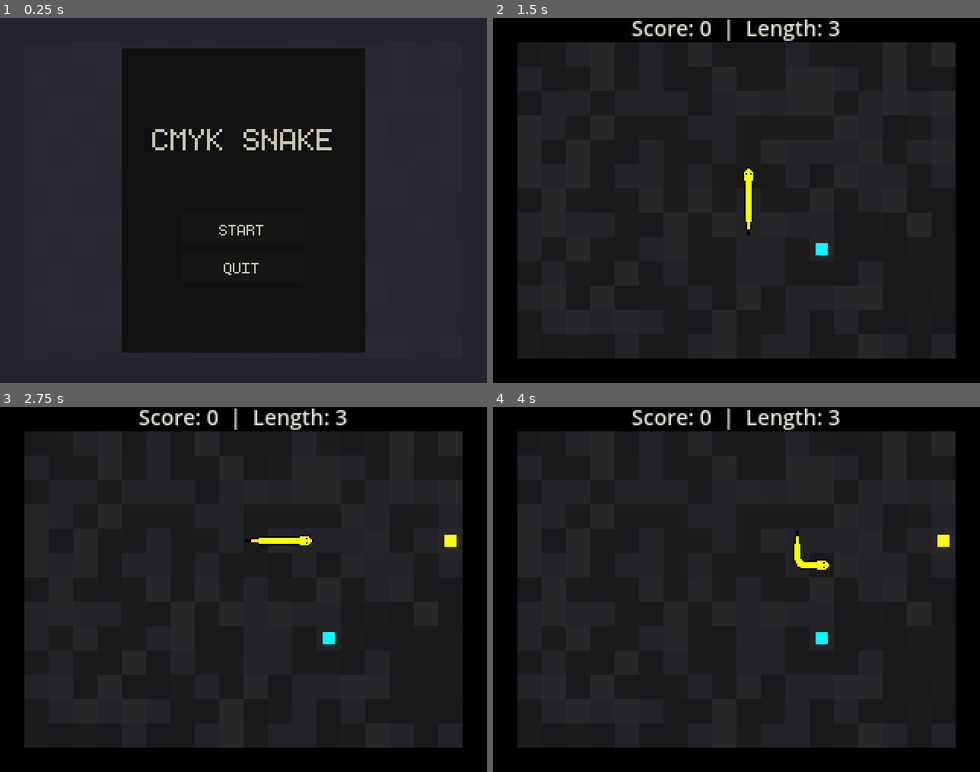
Above: before the commit, frames 1-4 (two rows, left to right).
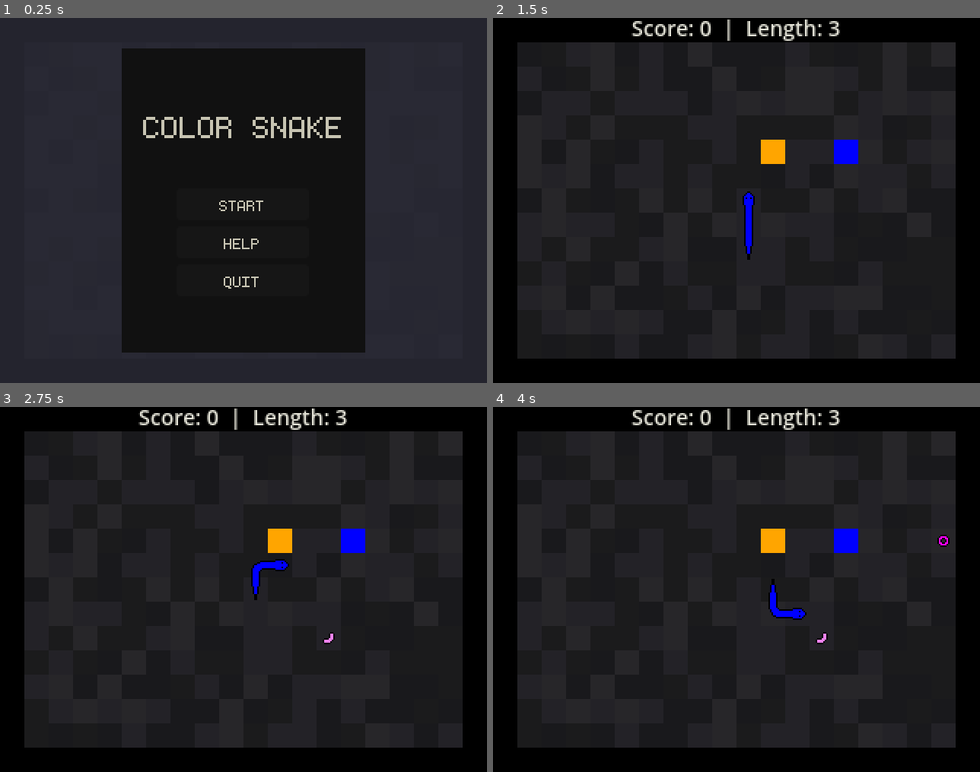
Above: after the commit, the same moments.

Repository: GildedBirch/color-snake
Game: Godot game, scene res://scenes/management/main.tscn
Same seed, same stepped clock (60 frames per second), same inputs: the game is played once before the commit and once after it.
Inputs (mouse positions are in pixels of both pictures, inside the frame that each line leads up to):
- Up to frame 1 (0.25 s): no input
- Up to frame 2 (1.5 s): click (736, 240) at 0.5 s, where only the run after the commit has a clickable "HELP"; click (736, 204) at 1.25 s, where only the run after the commit has a clickable "START"
- Up to frame 3 (2.75 s): hold Right (ui_right) from 2.03 s (still down)
- Up to frame 4 (4 s): release Right (ui_right) at 2.78 s; hold Down (ui_down) 2.78-3.53 s; hold Right (ui_right) from 3.53 s (still down)

The runs differ from the first frame. In frame 1, 1.8% of the frame differs, in the area x 29-70%, y 27-75%; in frame 2, 1.2%; in frame 3, 1.3%; in frame 4, 1.5%.

Commit message:
Working on colors and difficulty

Diff:
--- a/project.godot
+++ b/project.godot
@@ -15,6 +15,10 @@
 config/features=PackedStringArray("4.3", "Forward Plus")
 config/icon="res://textures/icon.svg"
 
+[autoload]
+
+Refs="*res://scenes/management/refs.tscn"
+
 [debug]
 
 gdscript/warnings/integer_division=0
@@ -27,6 +31,41 @@
 window/size/window_height_override=1080
 window/stretch/mode="viewport"
 
+[input]
+
+up={
+"deadzone": 0.5,
+"events": [Object(InputEventKey,"resource_local_to_scene":false,"resource_name":"","device":-1,"window_id":0,"alt_pressed":false,"shift_pressed":false,"ctrl_pressed":false,"meta_pressed":false,"pressed":false,"keycode":0,"physical_keycode":87,"key_label":0,"unicode":119,"location":0,"echo":false,"script":null)
+, Object(InputEventKey,"resource_local_to_scene":false,"resource_name":"","device":-1,"window_id":0,"alt_pressed":false,"shift_pressed":false,"ctrl_pressed":false,"meta_pressed":false,"pressed":false,"keycode":0,"physical_keycode":4194320,"key_label":0,"unicode":0,"location":0,"echo":false,"script":null)
+, Object(InputEventJoypadButton,"resource_local_to_scene":false,"resource_name":"","device":-1,"button_index":11,"pressure":0.0,"pressed":false,"script":null)
+, Object(InputEventJoypadButton,"resource_local_to_scene":false,"resource_name":"","device":-1,"button_index":3,"pressure":0.0,"pressed":false,"script":null)
+]
+}
+down={
+"deadzone": 0.5,
+"events": [Object(InputEventKey,"resource_local_to_scene":false,"resource_name":"","device":-1,"window_id":0,"alt_pressed":false,"shift_pressed":false,"ctrl_pressed":false,"meta_pressed":false,"pressed":false,"keycode":0,"physical_keycode":83,"key_label":0,"unicode":115,"location":0,"echo":false,"script":null)
+, Object(InputEventKey,"resource_local_to_scene":false,"resource_name":"","device":-1,"window_id":0,"alt_pressed":false,"shift_pressed":false,"ctrl_pressed":false,"meta_pressed":false,"pressed":false,"keycode":0,"physical_keycode":4194322,"key_label":0,"unicode":0,"location":0,"echo":false,"script":null)
+, Object(InputEventJoypadButton,"resource_local_to_scene":false,"resource_name":"","device":-1,"button_index":12,"pressure":0.0,"pressed":false,"script":null)
+, Object(InputEventJoypadButton,"resource_local_to_scene":false,"resource_name":"","device":-1,"button_index":0,"pressure":0.0,"pressed":false,"script":null)
+]
+}
+left={
+"deadzone": 0.5,
+"events": [Object(InputEventKey,"resource_local_to_scene":false,"resource_name":"","device":-1,"window_id":0,"alt_pressed":false,"shift_pressed":false,"ctrl_pressed":false,"meta_pressed":false,"pressed":false,"keycode":0,"physical_keycode":65,"key_label":0,"unicode":97,"location":0,"echo":false,"script":null)
+, Object(InputEventKey,"resource_local_to_scene":false,"resource_name":"","device":-1,"window_id":0,"alt_pressed":false,"shift_pressed":false,"ctrl_pressed":false,"meta_pressed":false,"pressed":false,"keycode":0,"physical_keycode":4194319,"key_label":0,"unicode":0,"location":0,"echo":false,"script":null)
+, Object(InputEventJoypadButton,"resource_local_to_scene":false,"resource_name":"","device":-1,"button_index":13,"pressure":0.0,"pressed":false,"script":null)
+, Object(InputEventJoypadButton,"resource_local_to_scene":false,"resource_name":"","device":-1,"button_index":2,"pressure":0.0,"pressed":false,"script":null)
+]
+}
+right={
+"deadzone": 0.5,
+"events": [Object(InputEventKey,"resource_local_to_scene":false,"resource_name":"","device":-1,"window_id":0,"alt_pressed":false,"shift_pressed":false,"ctrl_pressed":false,"meta_pressed":false,"pressed":false,"keycode":0,"physical_keycode":68,"key_label":0,"unicode":100,"location":0,"echo":false,"script":null)
+, Object(InputEventKey,"resource_local_to_scene":false,"resource_name":"","device":-1,"window_id":0,"alt_pressed":false,"shift_pressed":false,"ctrl_pressed":false,"meta_pressed":false,"pressed":false,"keycode":0,"physical_keycode":4194321,"key_label":0,"unicode":0,"location":0,"echo":false,"script":null)
+, Object(InputEventJoypadButton,"resource_local_to_scene":false,"resource_name":"","device":-1,"button_index":14,"pressure":0.0,"pressed":false,"script":null)
+, Object(InputEventJoypadButton,"resource_local_to_scene":false,"resource_name":"","device":-1,"button_index":1,"pressure":0.0,"pressed":false,"script":null)
+]
+}
+
 [rendering]
 
 textures/canvas_textures/default_texture_filter=0
--- a/scenes/UI/main_menu.tscn
+++ b/scenes/UI/main_menu.tscn
@@ -22,7 +22,7 @@
 theme_override_colors/font_color = Color(0.78021, 0.77024, 0.700131, 1)
 theme_override_fonts/font = ExtResource("1_3etyq")
 theme_override_font_sizes/font_size = 32
-text = "CMYK SNAKE"
+text = "COLOR SNAKE"
 horizontal_alignment = 1
 vertical_alignment = 1
 
@@ -32,6 +32,7 @@
 
 [node name="HBoxContainer" type="HBoxContainer" parent="."]
 layout_mode = 2
+theme_override_constants/separation = 0
 alignment = 1
 
 [node name="Spacer5" type="Control" parent="HBoxContainer"]
@@ -52,6 +53,13 @@
 theme_override_fonts/font = ExtResource("1_3etyq")
 text = "START"
 
+[node name="HelpButton" type="Button" parent="HBoxContainer/VBoxContainer"]
+unique_name_in_owner = true
+layout_mode = 2
+theme_override_colors/font_color = Color(0.78021, 0.77024, 0.700131, 1)
+theme_override_fonts/font = ExtResource("1_3etyq")
+text = "HELP"
+
 [node name="QuitButton" type="Button" parent="HBoxContainer/VBoxContainer"]
 unique_name_in_owner = true
 layout_mode = 2
--- a/scenes/food/food.gd
+++ b/scenes/food/food.gd
@@ -1,9 +1,19 @@
 extends Node2D
 class_name Food
+
+var foods: Array[Rect2i] = [
+	Rect2i(0, 0, 8, 8),
+	Rect2i(8, 0, 8, 8),
+	Rect2i(0, 8, 8, 8),
+	Rect2i(8, 8, 8, 8),
+]
 
 var color: Color:
 	set(color_in):
 		color = color_in
-		%ColorRect.color = color
+		%FoodSprite.self_modulate = color
+		%FoodSprite.texture.region = foods.pick_random()
+		%FoodSprite.rotation = deg_to_rad([0, 90, 180, -90].pick_random())
+
 
 var tile_position: Vector2i = Vector2i(0,0)
--- a/scenes/food/food.tscn
+++ b/scenes/food/food.tscn
@@ -1,14 +1,26 @@
-[gd_scene load_steps=2 format=3 uid="uid://brd5hxm4fv86c"]
+[gd_scene load_steps=4 format=3 uid="uid://brd5hxm4fv86c"]
 
 [ext_resource type="Script" path="res://scenes/food/food.gd" id="1_goh40"]
+[ext_resource type="Texture2D" uid="uid://ck2sikp34ogl4" path="res://textures/food_atlas.png" id="2_dfo82"]
+
+[sub_resource type="AtlasTexture" id="AtlasTexture_ixp4u"]
+resource_local_to_scene = true
+atlas = ExtResource("2_dfo82")
+region = Rect2(0, 0, 8, 8)
 
 [node name="Food" type="Node2D"]
 script = ExtResource("1_goh40")
 
 [node name="ColorRect" type="ColorRect" parent="."]
 unique_name_in_owner = true
+visible = false
 custom_minimum_size = Vector2(8, 8)
 offset_left = 4.0
 offset_top = 4.0
 offset_right = 12.0
 offset_bottom = 12.0
+
+[node name="FoodSprite" type="Sprite2D" parent="."]
+unique_name_in_owner = true
+position = Vector2(8, 8)
+texture = SubResource("AtlasTexture_ixp4u")
--- a/scenes/management/game.gd
+++ b/scenes/management/game.gd
@@ -4,12 +4,6 @@
 
 const SNAKE_PART: PackedScene = preload("res://scenes/snake/snake_part.tscn")
 const FOOD: PackedScene = preload("res://scenes/food/food.tscn")
-
-const colors: Array[Color] = [
-	Color.CYAN,
-	Color.YELLOW,
-	Color.MAGENTA,
-]
 
 #Directions
 enum {UP=1, DOWN=-1, LEFT=2, RIGHT=-2}
@@ -21,13 +15,15 @@
 }
 var input_direction: int = LEFT
 var prev_dir: int = LEFT
-
 #Scoring
+enum {EASY, MEDIUM, HARD}
+var difficulty: int = HARD
 var score: int = 0
 var snake_length: int:
 	get():
 		return %Snake.get_children().size()
-
+var wall_tile_positions: Dictionary
+var crossed_color: bool = false
 
 @export var default_game_speed: float = 0.5
 @onready var game_speed: float = default_game_speed
@@ -36,15 +32,16 @@
 
 func _ready() -> void:
 	died.connect(game_over)
+	wall_tile_positions = get_walls()
 
 func _input(_event: InputEvent) -> void:
-	if Input.is_action_just_pressed("ui_up"):
+	if Input.is_action_just_pressed("up"):
 		input_direction = UP
-	if Input.is_action_just_pressed("ui_down"):
+	if Input.is_action_just_pressed("down"):
 		input_direction = DOWN
-	if Input.is_action_just_pressed("ui_left"):
+	if Input.is_action_just_pressed("left"):
 		input_direction = LEFT
-	if Input.is_action_just_pressed("ui_right"):
+	if Input.is_action_just_pressed("right"):
 		input_direction = RIGHT
 	if %Snake.get_child_count() >= 1:
 		%Snake.get_child(0).set_head_rotation(%Snake.get_child(1).tile_position, DIR[input_direction])
@@ -52,6 +49,8 @@
 func start_new_game():
 	%Snake.get_children().all(func(snake_part): snake_part.queue_free(); return true)
 	%Food.get_children().all(func(food): food.queue_free(); return true)
+	for wall: Wall in %Walls.get_children():
+		if wall.random_color: wall.color = Refs.difficulty_colors[difficulty].pick_random()
 	score = 0
 	input_direction = UP
 	prev_dir = UP
@@ -62,7 +61,7 @@
 	%GameTickTimer.start()
 
 func initialize_snake(length: int) -> void:
-	var color = colors.pick_random()
+	var color = Refs.difficulty_colors[difficulty].pick_random()
 	for i in range(length):
 		var snake_part: SnakePart = SNAKE_PART.instantiate()
 		%Snake.add_child(snake_part)
@@ -121,9 +120,16 @@
 	for snake_part: SnakePart in %Snake.get_children().slice(1):
 		snake_parts[snake_part.tile_position] = snake_part
 
+	snake_parts.merge(wall_tile_positions)
 	if snake_parts.has(prev_pos):
-		if snake_parts[prev_pos].color != %Snake.get_child(0).color:
+		if snake_parts[prev_pos].color != %Snake.get_child(0).color or crossed_color:
+			print("ded")
 			return true
+		else:
+			crossed_color = true
+			print("Crossed")
+			return false
+	crossed_color = false
 	return false
 
 func add_snake_part(pos: Vector2i, food_color: Color):
@@ -162,11 +168,17 @@
 	%Food.add_child(food)
 	food.tile_position = pos
 	food.position = tile_to_world_pos(pos)
-	food.color = colors.pick_random()
+	food.color = Refs.difficulty_colors[difficulty].pick_random()
 
 func game_over(_score: int, _snake_length: int):
 	%GameTickTimer.stop()
 	%ScoreLabel.visible = false
+
+func get_walls() -> Dictionary:
+	var walls: Dictionary
+	for wall: Wall in %Walls.get_children():
+		walls[wall.tile_position] = wall
+	return walls
 
 func tile_to_world_pos(tile_position: Vector2i) -> Vector2i:
 	return Vector2i(tile_position.x * tile_size, tile_position.y * tile_size)
--- a/scenes/management/game.tscn
+++ b/scenes/management/game.tscn
@@ -137,6 +137,14 @@
 
 [node name="Wall10" parent="Walls" instance=ExtResource("2_xcare")]
 position = Vector2(144, 0)
+
+[node name="Wall67" parent="Walls" instance=ExtResource("2_xcare")]
+position = Vector2(176, 80)
+random_color = true
+
+[node name="Wall68" parent="Walls" instance=ExtResource("2_xcare")]
+position = Vector2(224, 80)
+random_color = true
 
 [node name="Wall11" parent="Walls" instance=ExtResource("2_xcare")]
 position = Vector2(160, 0)
--- /dev/null
+++ b/scenes/management/refs.gd
@@ -0,0 +1,21 @@
+extends Node
+
+const YELLOW := Color.YELLOW
+const ORANGE := Color.ORANGE
+const RED := Color.RED
+const MAGENTA := Color.MAGENTA
+const VIOLET := Color.VIOLET
+const BLUE := Color.BLUE
+const CYAN := Color.CYAN
+const GREEN := Color.GREEN
+
+const colors_easy := [RED,BLUE,GREEN]
+const colors_medium := [YELLOW,ORANGE,MAGENTA,BLUE,GREEN]
+const colors_hard := [YELLOW,ORANGE,RED,MAGENTA,VIOLET,BLUE,CYAN,GREEN]
+
+enum {EASY, MEDIUM, HARD}
+const difficulty_colors := {
+	EASY: colors_easy,
+	MEDIUM: colors_medium,
+	HARD: colors_hard
+}
--- /dev/null
+++ b/scenes/management/refs.tscn
@@ -0,0 +1,6 @@
+[gd_scene load_steps=2 format=3 uid="uid://c8pftpbqkh4vm"]
+
+[ext_resource type="Script" path="res://scenes/management/refs.gd" id="1_i4qhg"]
+
+[node name="Refs" type="Node"]
+script = ExtResource("1_i4qhg")
--- a/scenes/wall/wall.gd
+++ b/scenes/wall/wall.gd
@@ -8,5 +8,8 @@
 
 var tile_position: Vector2i = Vector2i(0,0)
 
+@export var random_color: bool = false
+
 func _ready() -> void:
-	%ColorRect.color = Color.BLACK
+	color = Color.BLACK
+	tile_position = Vector2i(int(position.x)/16, int(position.y)/16)
Binary file added: textures/food_atlas.aseprite
Binary file added: textures/food_atlas.png
Not shown, added: textures/food_atlas.png.import
